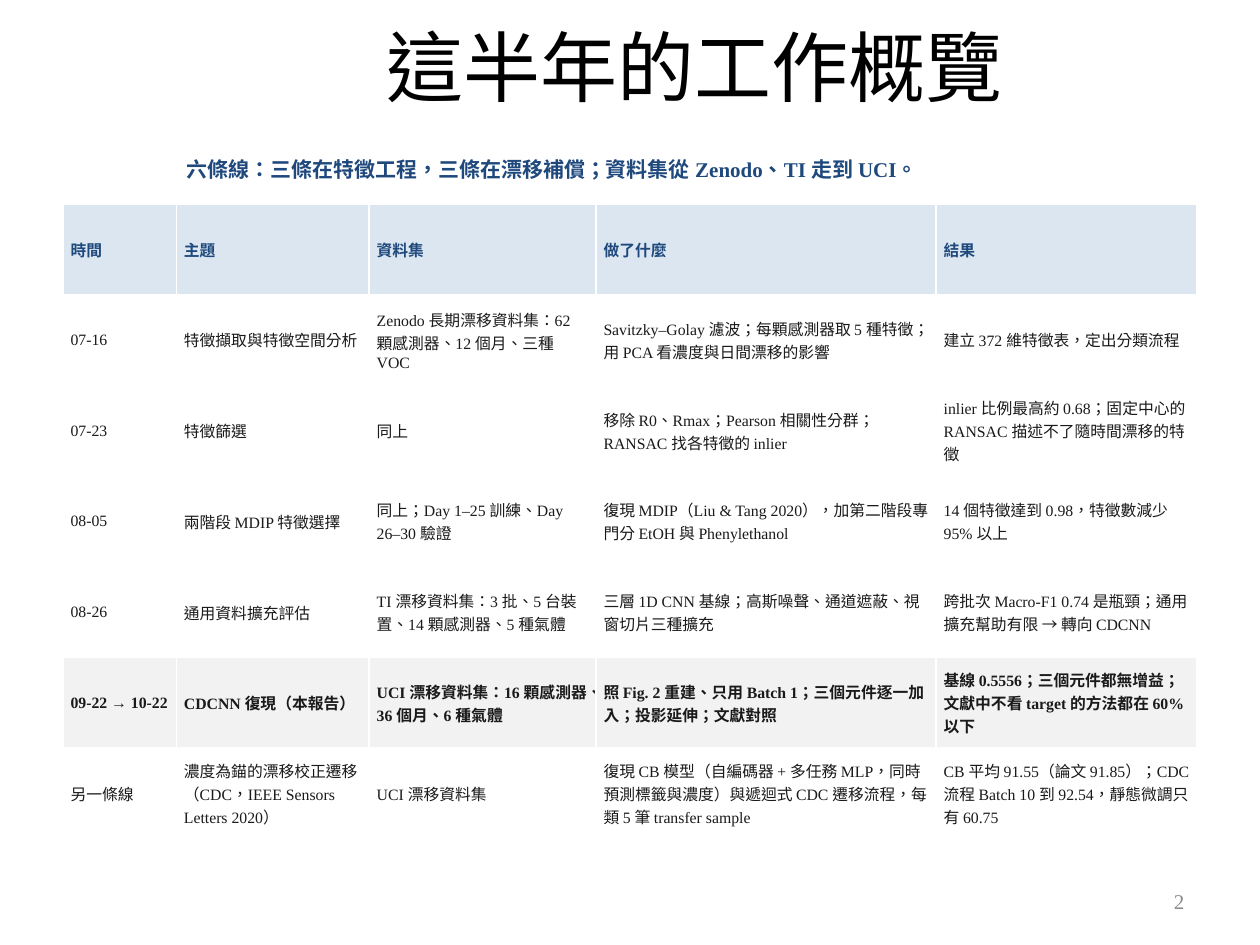
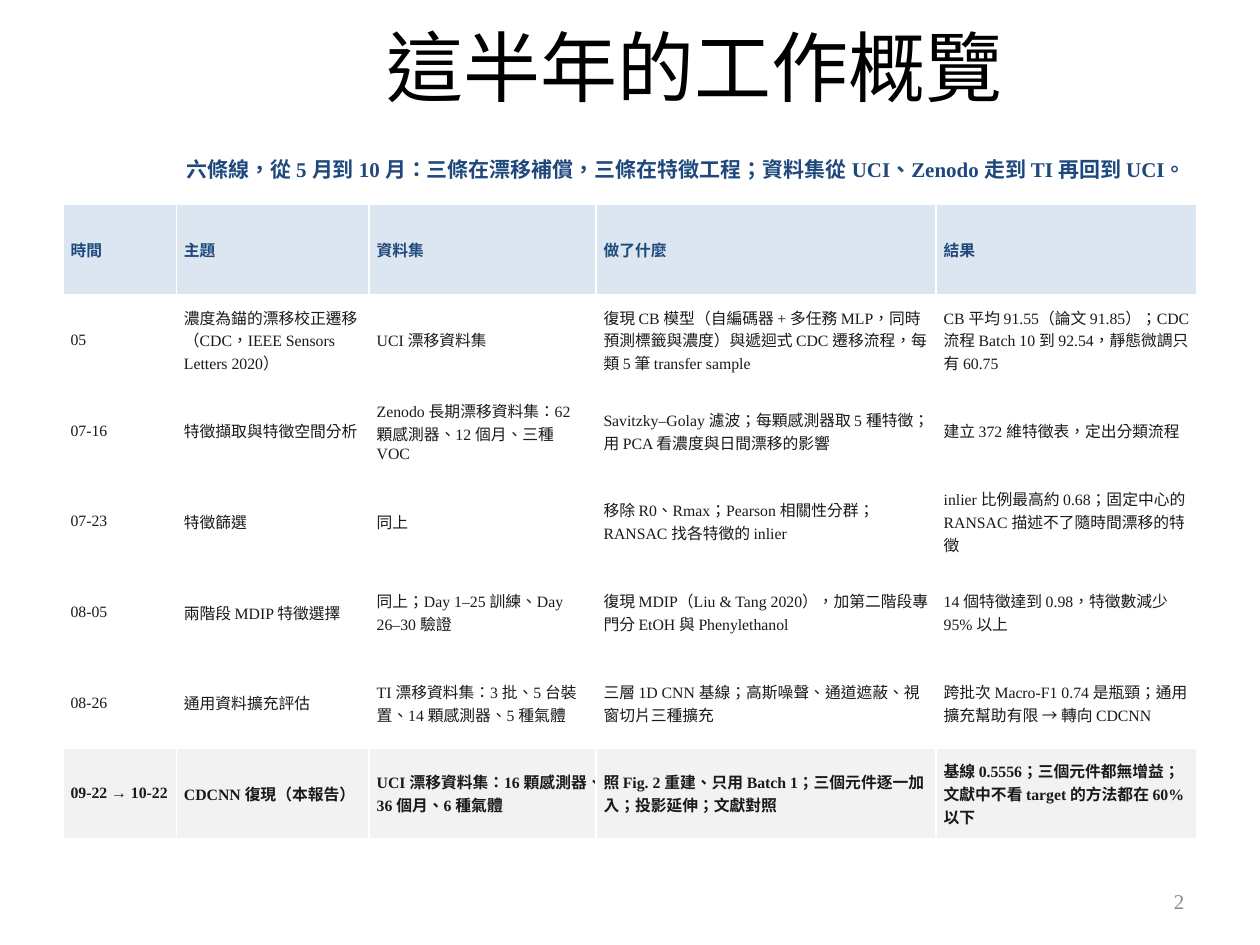
Before and after one commit to wintera1233/cdcnn, a slide deck: slide 2 of reports/10-22.pptx. Drawn at 1260x945 pixels with LibreOffice and Linux fonts; fonts in the diff are those of the drawing; background and template pictures are left out. Boxes give left, top, right and bottom in pixels: in the first picture for what was removed or moved away, otherwise in the second. Text is boxed around its words. In the diff, an @@ line names an element or a change of style, - is before the commit and + after.

```diff
--- a/reports/10-22.pptx
+++ b/reports/10-22.pptx
@@ text at [186, 159, 1185, 180]: text changed @@
-六條線：三條在特徵工程，三條在漂移補償；資料集從 Zenodo、TI 走到 UCI。
+六條線，從 5 月到 10 月：三條在漂移補償，三條在特徵工程；資料集從 UCI、Zenodo 走到 TI 再回到 UCI。
@@ table at [63, 204, 1197, 839] @@
+row 2: 05 | 濃度為錨的漂移校正遷移（CDC，IEEE Sensors Letters 2020） | UCI 漂移資料集 | 復現 CB 模型（自編碼器 + 多任務 MLP，同時預測標籤與濃度）與遞迴式 CDC 遷移流程，每類 5 筆 transfer sample | CB 平均 91.55（論文 91.85）；CDC 流程 Batch 10 到 92.54，靜態微調只有 60.75
-row 7: 另一條線 | 濃度為錨的漂移校正遷移（CDC，IEEE Sensors Letters 2020） | UCI 漂移資料集 | 復現 CB 模型（自編碼器 + 多任務 MLP，同時預測標籤與濃度）與遞迴式 CDC 遷移流程，每類 5 筆 transfer sample | CB 平均 91.55（論文 91.85）；CDC 流程 Batch 10 到 92.54，靜態微調只有 60.75
@@ fill #F2F2F2 to #FFFFFF in row 6 @@
@@ fill #FFFFFF to #F2F2F2 in row 7 @@
```
Also in this commit, not shown: 1 other file.
